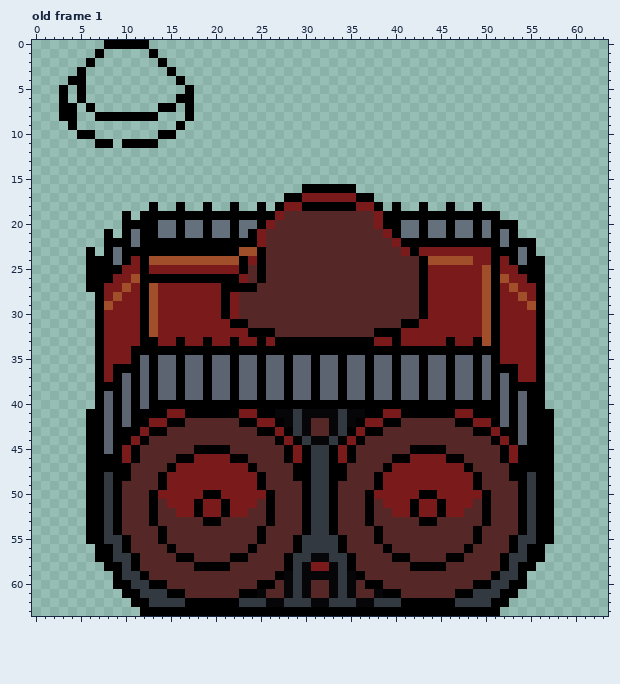
One commit to this pixel-art file: Assets/Ennemi.aseprite. That is the earlier state.
64x64 pixels, 3 frames. Shown: old frame 1. The commit also changed other frames, which this record leaves out.
And afterwards:
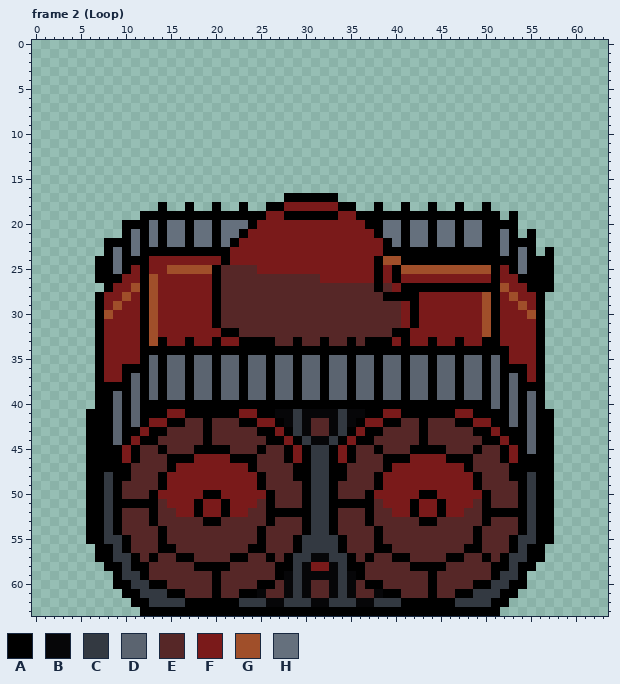
Palette (. is transparent): A #000000  B #060608  C #333941  D #5b6470  E #562727  F #7a1a1a  G #a04f2a  H #65707d
A new or re-ordered frame is compared with the old frame closest to it.
The edit:
layer "Layer 1" now hidden
layer "Idle1 Copy" added
layer "Layer 2" now hidden
frames re-ordered
--- frame 2 (Loop) against old frame 1
@@ x 1..19 @@
- 0 .......AAAAA.......
- 1 ......A.....A......
- 2 .....A.......A.....
- 3 ....A.........A....
- 4 ...AA..........A...
- 5 ..A.A...........A..
- 6 ..A.A..........AA..
- 7 ..AA.A.......AA.A..
- 8 ..AA..AAAAAAA...A..
- 9 ...A...........A...
-10 ....AA.......AA....
-11 ......AA.AAAA......
+ 0 ...................
+ 1 ...................
+ 2 ...................
+ 3 ...................
+ 4 ...................
+ 5 ...................
+ 6 ...................
+ 7 ...................
+ 8 ...................
+ 9 ...................
+10 ...................
+11 ...................
 12 ...................
@@ x 0..63 @@
 15 ................................................................
-16 ..............................AAAAAA............................
-17 ............................AAFFFFFFAA..........................
-18 .............A..A..A..A..A.AFFAAAAAAFFA.A..A..A..A..............
-19 ..........A.AAAAAAAAAAAAAAAFEEEEEEEEEEFAAAAAAAAAAAAA............
-20 ..........AAAAHHAHHAHHAHHAFEEEEEEEEEEEFAAHHAHHAHHAHAAA..........
-21 ........A.AHAAHHAHHAHHAHAFEEEEEEEEEEEEEFAHHAHHAHHAHAHA..........
-22 ........AAAHAAAAAAAAAAAAAFEEEEEEEEEEEEEEFAAAAAAAAAAAHAAA........
-23 ......A.AHAAAAAAAAAAAAAGGAEEEEEEEEEEEEEEEFAFFFFFFFFAAAHA........
-24 ......AAAHAFAGGGGGGGGGGAFAEEEEEEEEEEEEEEEEEAGGGGGFFAFAHAA.......
-25 ......AAAAFFAFFFFFFFFFFAEAEEEEEEEEEEEEEEEEEAFFFFFFGAFFAAA.......
-26 ......AAAFFGAAAAAAAAAAAFEAEEEEEEEEEEEEEEEEEAFFFFFFGAGFFAA.......
-27 ......AAFFGFAGFFFFFFFAAAAEEEEEEEEEEEEEEEEEEAFFFFFFGAFGFFA.......
-28 .......AFGFFAGFFFFFFFAFEEEEEEEEEEEEEEEEEEEEAFFFFFFGAFFGFA.......
-29 .......AGFFFAGFFFFFFFAFEEEEEEEEEEEEEEEEEEEEAFFFFFFGAFFFGA.......
-30 .......AFFFFAGFFFFFFFAFEEEEEEEEEEEEEEEEEEEEAFFFFFFGAFFFFA.......
-31 .......AFFFFAGFFFFFFFFAAEEEEEEEEEEEEEEEEEAAFFFFFFFGAFFFFA.......
-32 .......AFFFFAGFFFFFFFFFFAAAEEEEEEEEEEEAAAFFFFFFFFFGAFFFFA.......
-33 .......AFFFFAAFFAFFAFFAFFAFAAAAAAAAAAAFFAFFFFFAFFAGAFFFFA.......
-34 .......AFFFAAAAAAAAAAAAAAAAAAAAAAAAAAAAAAAAAAAAAAAAAFFFFA.......
-35 .......AFFFADADDADDADDADDADDADDADDADDADDADDADDADDADAFFFFA.......
-36 .......AFAAADADDADDADDADDADDADDADDADDADDADDADDADDADAAAFFA.......
-37 .......AFADADADDADDADDADDADDADDADDADDADDADDADDADDADADAFFA.......
-38 .......AAADADADDADDADDADDADDADDADDADDADDADDADDADDADADAAAA.......
-39 .......ADADADADDADDADDADDADDADDADDADDADDADDADDADDADADADAA.......
-40 .......ADADADAAAAAAAAAAAAAAAAAAAAAAAAAAAAAAAAAAAAAAADADAA.......
-41 ......AADADAAAAFFAAAAAAFFAABBCBBBBCBBAAFFAAAAAAFFAAADADAAA......
-42 ......AADADAAFFAAEEEEEEAAFFABCBEEBCBAFFAAEEEEEEAAFFADADAAA......
-43 ......AADAAAFAAEEEEEEEEEEAAFACBEEBCAFAAEEEEEEEEEEAAFAADAAA......
-44 ......AADAAFAEEEEEEEEEEEEEEAFACBBCAFAEEEEEEEEEEEEEEAFADAAA......
-45 ......AADAFAEEEEEEAAAAEEEEEEAFACCAFAEEEEEEAAAAEEEEEEAFAAAA......
-46 ......AAAAFAEEEEAAFFFFAAEEEEAFACCAFAEEEEAAFFFFAAEEEEAFAAAA......
+16 ................................................................
+17 ............................AAAAAA..............................
+18 ..............A..A..A..A..AAFFFFFFAA..A..A..A..A..A.............
+19 ............AAAAAAAAAAAAAAFFAAAAAAFFAAAAAAAAAAAAAAAA.A..........
+20 ..........AAAHAHHAHHAHHHAFFFFFFFFFFFFAAHHAHHAHHAHHAAAA..........
+21 ..........AHAHAHHAHHAHHAFFFFFFFFFFFFFFAHHAHHAHHAHHAAHA.A........
+22 ........AAAHAHAHHAHHAHAFFFFFFFFFFFFFFFFAHAHHAHHAHHAAHAAA........
+23 ........AHAHAAAAAAAAAAFFFFFFFFFFFFFFFFFAAAAAAAAAAAAAHAHA.A......
+24 .......AAHAAAFFFFFFFFAFFFFFFFFFFFFFFFFAGGAAAAAAAAAAAAAHAAA......
+25 .......AAHAFAFFGGGGGAEEEEFFFFFFFFFFFFFAFAGGGGGGGGGGAFAHAAA......
+26 .......AAAFFAGFFFFFFAEEEEEEEEEEEFFFFFFAFAFFFFFFFFFFAFFAAAA......
+27 ........AFFGAGFFFFFFAEEEEEEEEEEEEEEEEEAEFAAAAAAAAAAAGFFAAA......
+28 .......AFFGFAGFFFFFFAEEEEEEEEEEEEEEEEEEAAAAFFFFFFFGAFGFFA.......
+29 .......AFGFFAGFFFFFFAEEEEEEEEEEEEEEEEEEEEFAFFFFFFFGAFFGFA.......
+30 .......AGFFFAGFFFFFFAEEEEEEEEEEEEEEEEEEEEFAFFFFFFFGAFFFGA.......
+31 .......AFFFFAGFFFFFFAEEEEEEEEEEEEEEEEEEEEFAFFFFFFFGAFFFFA.......
+32 .......AFFFFAGFFFFFFFAAEEEEEEEEEEEEEEEEEAAFFFFFFFFGAFFFFA.......
+33 .......AFFFFAGAFFAFFAFFAAAAEEAEEAEEAEAAAFAFFAFFAFFAAFFFFA.......
+34 .......AFFFFAAAAAAAAAAAAAAAAAAAAAAAAAAAAAAAAAAAAAAAAAFFFA.......
+35 .......AFFFFADADDADDADDADDADDADDADDADDADDADDADDADDADAFFFA.......
+36 .......AFFAAADADDADDADDADDADDADDADDADDADDADDADDADDADAAAFA.......
+37 .......AFFADADADDADDADDADDADDADDADDADDADDADDADDADDADADAFA.......
+38 .......AAAADADADDADDADDADDADDADDADDADDADDADDADDADDADADAAA.......
+39 .......AADADADADDADDADDADDADDADDADDADDADDADDADDADDADADADA.......
+40 .......AADADAAAAAAAAAAAAAAAAAAAAAAAAAAAAAAAAAAAAAAADADADA.......
+41 ......AAADADAAAFFAAAAAAFFAABBCBBBBCBBAAFFAAAAAAFFAAAADADAA......
+42 ......AAADADAFFAAEEAEEEAAFFABCBEEBCBAFFAAEEAEEEAAFFAADADAA......
+43 ......AAADAAFAAEEEEAEEEEEAAFACBEEBCAFAAEEEEAEEEEEAAFAAADAA......
+44 ......AAADAFAAEEEEEAEEEEEEAAFACBBCAFAAEEEEEAEEEEEEAAFAADAA......
+45 ......AAAAFAEEAEEEAAAAEEEAEEAFACCAFAEEAEEEAAAAEEEAEEAFADAA......
+46 ......AAAAFAEEEAAAFFFFAAAEEEAFACCAFAEEEAAAFFFFAAAEEEAFAAAA......
 47 ......AAAAAEEEEAFFFFFFFFAEEEEAACCAAEEEEAFFFFFFFFAEEEEAAAAA......
@@ x 0..63 @@
 50 ......AACAEEEAFFFFFAAFFFFFAEEEACCAEEEAFFFFFAAFFFFFAEEEACAA......
-51 ......AACAEEEAEFFFAFFAFFFEAEEEACCAEEEAEFFFAFFAFFFEAEEEACAA......
-52 ......AACAEEEAEEFFAFFAFFEEAEEEACCAEEEAEEFFAFFAFFEEAEEEACAA......
+51 ......AACAAAAAEFFFAFFAFFFEAEEEACCAAAAAEFFFAFFAFFFEAEEEACAA......
+52 ......AACAEEEAEEFFAFFAFFEEAAAAACCAEEEAEEFFAFFAFFEEAAAAACAA......
 53 ......AACAEEEAEEEEEAAEEEEEAEEEACCAEEEAEEEEEAAEEEEEAEEEACAA......
@@ x 10..53 @@
 55 AEEEAEEEEEEEEEEAEEEACCCCAEEEAEEEEEEEEEEAEEEA
-56 AEEEEAEEEEEEEEAEEEEACCCCAEEEEAEEEEEEEEAEEEEA
-57 CAEEEEAAEEEEAAEEEEACCBBCCAEEEEAAEEEEAAEEEEAC
-58 CAEEEEEEAAAAEEEEEEACBFFBCAEEEEEEAAAAEEEEEEAC
-59 CCAEEEEEEEEEEEEEEABCBBBBCBAEEEEEEEEEEEEEEACC
-60 ACCAAEEEEEEEEEEAAEBCBEEBCBEAAEEEEEEEEEEAACCA
-61 AACCCAAEEEEEEAABEEBCBEEBCBEEBAAEEEEEEAACCCAA
+56 AEEEAAEEEEEEEEAAEEEACCCCAEEEAAEEEEEEEEAAEEEA
+57 CAEAEEAAEEEEAAEEAEACCBBCCAEAEEAAEEEEAAEEAEAC
+58 CAAEEEEEAAAAEEEEEAACBFFBCAAEEEEEAAAAEEEEEAAC
+59 CCAEEEEEEEAEEEEEEABCBBBBCBAEEEEEEEAEEEEEEACC
+60 ACCAAEEEEEAEEEEAAEBCBEEBCBEAAEEEEEAEEEEAACCA
+61 AACCCAAEEEAEEAABEEBCBEEBCBEEBAAEEEAEEAACCCAA
 62 .AACCCCAAAAAACCCBBCCCBBCCCBBCCCAAAAAACCCCAA.
Pixel boxes of the changes (left, top, right, bottom) in both pictures:
erased: (59, 40, 194, 148)
changed: (86, 184, 554, 463)
changed: (122, 499, 167, 571)
changed: (338, 499, 383, 571)
changed: (257, 508, 302, 571)
changed: (473, 508, 518, 571)
changed: (212, 571, 221, 598)
changed: (428, 571, 437, 598)
